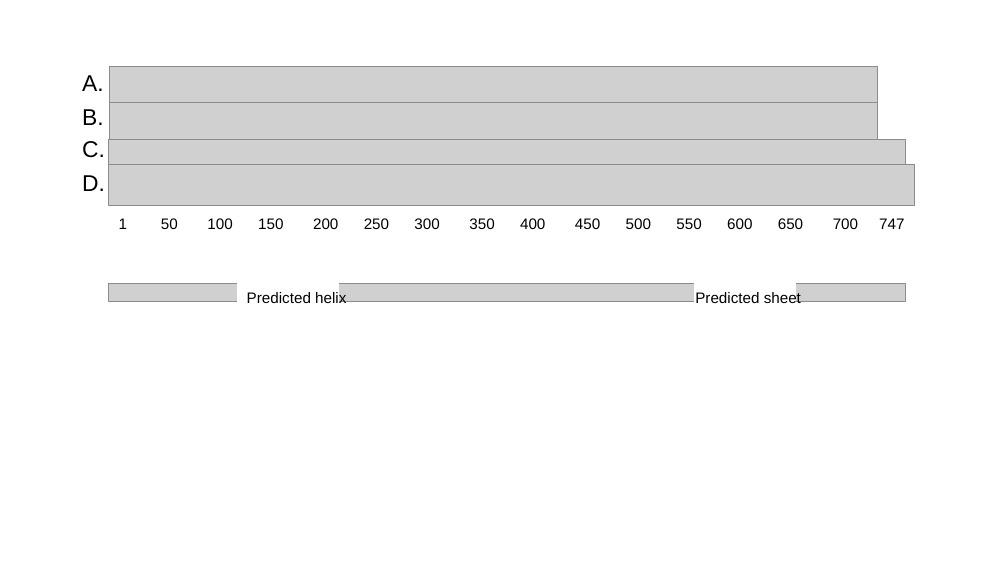
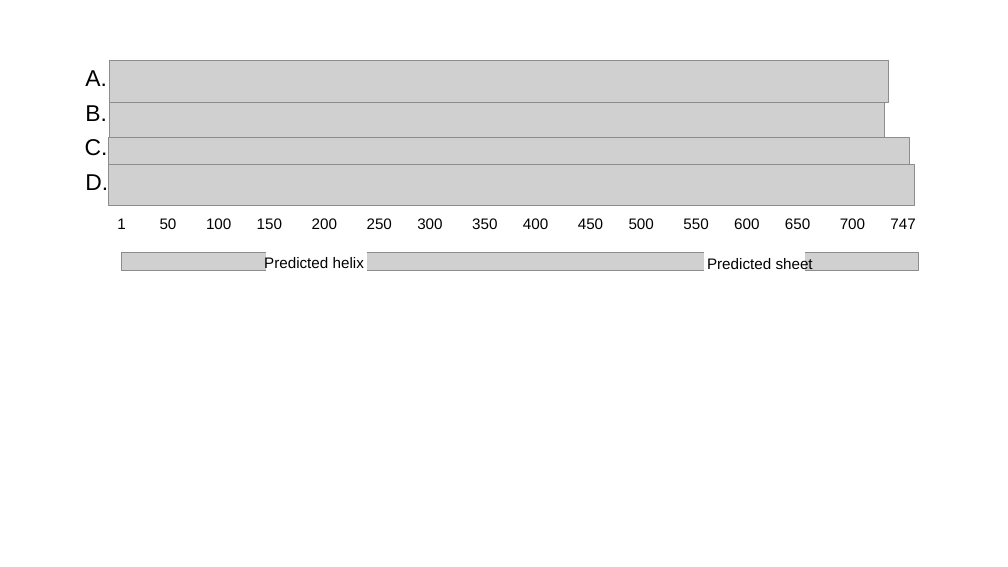
Before and after one commit to thomasare/beetles, a slide deck: slide 1 of Working_Figures.pptx. Drawn at 1008x567 pixels with LibreOffice and Linux fonts; fonts in the diff are those of the drawing; grey boxes stand for pictures. Boxes give left, top, right and bottom in pixels: in the first picture for what was removed or moved away, otherwise in the second. Text is boxed around its words. In the diff, an @@ line names an element or a change of style, - is before the commit and + after.

```diff
--- a/Working_Figures.pptx
+++ b/Working_Figures.pptx
@@ text "A.": place and size @@
-text "A." at [82, 75, 104, 91]
+text "A." at [85, 70, 107, 86]
@@ picture: place and size @@
-picture at [110, 67, 878, 102]
+picture at [110, 60, 889, 102]
@@ text "B.": place and size @@
-text "B." at [82, 109, 104, 125]
+text "B." at [85, 105, 107, 121]
@@ picture: place and size @@
-picture at [110, 102, 878, 140]
+picture at [110, 102, 885, 140]
@@ picture: place and size @@
-picture at [108, 140, 905, 174]
+picture at [108, 138, 909, 174]
@@ text "1 50 100 150 200 ..." rewrapped from [119, 218, 904, 229] to [117, 218, 915, 229] @@
@@ picture: place and size @@
-picture at [109, 284, 906, 302]
+picture at [122, 252, 918, 271]
@@ text "Predicted helix": place and size @@
-text "Predicted helix" at [247, 290, 346, 303]
+text "Predicted helix" at [264, 256, 364, 271]
@@ rectangle: place and size @@
-rectangle at [238, 284, 338, 311]
+rectangle at [266, 250, 367, 277]
@@ text "Predicted sheet": place and size @@
-text "Predicted sheet" at [695, 290, 801, 303]
+text "Predicted sheet" at [707, 256, 813, 271]
@@ rectangle: place and size @@
-rectangle at [695, 284, 796, 311]
+rectangle at [704, 248, 805, 275]
```
Also in this commit, not shown: 1 slide added, 5 other files.
